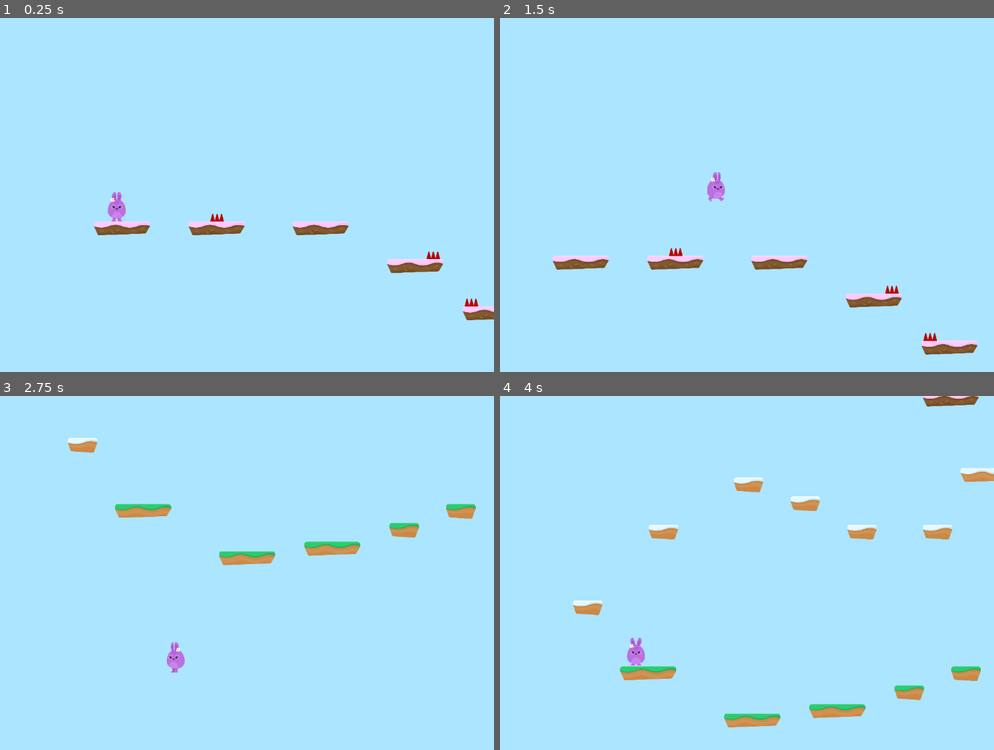
Above: before the commit, frames 1-4 (two rows, left to right).
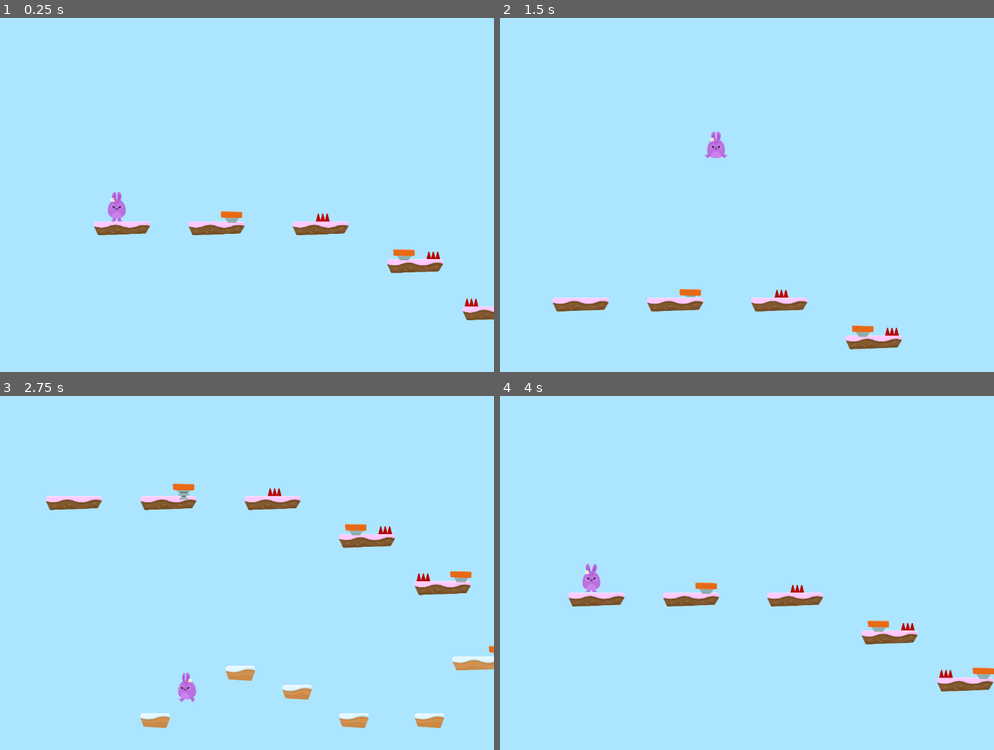
Above: after the commit, the same moments.

Repository: d-fect/DiscoveringGodot
Game: Godot game, scene res://Levels/Level1.tscn
The game is run twice, just before and just after one commit, with the same random seed, the same clock (stepped at 60 frames per second) and the same inputs.
Inputs (mouse positions are in pixels of both pictures, inside the frame that each line leads up to):
- Up to frame 1 (0.25 s): no input
- Up to frame 2 (1.5 s): hold D (right) from 0.53 s (still down); tap Space (jump) at 0.77 s
- Up to frame 3 (2.75 s): tap Space (jump) at 1.52 s; release D (right) at 2.03 s; hold A (left) from 2.03 s (still down)
- Up to frame 4 (4 s): release A (left) at 2.78 s; hold D (right) 2.78-3.5 s; tap Space (jump) at 3.02 s; click (717, 608) at 3.5 s, where only the run after the commit has a clickable "Try Again!"

The runs differ from the first frame. In frame 1, 0.3% of the frame differs, in the area x 42-84%, y 54-69%; in frame 2, 4.5%; in frame 3, 6.1%; in frame 4, 6.3%, in the area x 13-100%, y 0-94%.

Commit message:
45: Added animated jump pads

Diff:
--- /dev/null
+++ b/Hoppy Days/Items/JumpPad.gd
@@ -0,0 +1,6 @@
+extends Area2D
+
+func _on_JumpPad_body_entered(body):
+	if body.has_method("boost"):
+		$AnimationPlayer.play("boost")
+		body.boost()
--- /dev/null
+++ b/Hoppy Days/Items/JumpPad.tscn
@@ -0,0 +1,55 @@
+[gd_scene load_steps=8 format=2]
+
+[ext_resource path="res://Items/JumpPad.gd" type="Script" id=1]
+[ext_resource path="res://GFX/Items/spring.png" type="Texture" id=2]
+[ext_resource path="res://GFX/Items/spring_in.png" type="Texture" id=3]
+[ext_resource path="res://GFX/Items/spring_out.png" type="Texture" id=4]
+
+[sub_resource type="SpriteFrames" id=1]
+animations = [ {
+"frames": [ ExtResource( 2 ), ExtResource( 3 ) ],
+"loop": true,
+"name": "default",
+"speed": 1.5
+}, {
+"frames": [ ExtResource( 3 ), ExtResource( 4 ) ],
+"loop": false,
+"name": "boost",
+"speed": 2.5
+} ]
+
+[sub_resource type="RectangleShape2D" id=2]
+extents = Vector2( 72.634, 27.5391 )
+
+[sub_resource type="Animation" id=3]
+resource_name = "boost"
+length = 2.0
+tracks/0/type = "value"
+tracks/0/path = NodePath("AnimatedSprite:animation")
+tracks/0/interp = 1
+tracks/0/loop_wrap = true
+tracks/0/imported = false
+tracks/0/enabled = true
+tracks/0/keys = {
+"times": PoolRealArray( 0, 1.5, 2 ),
+"transitions": PoolRealArray( 1, 1, 1 ),
+"update": 1,
+"values": [ "boost", "boost", "default" ]
+}
+
+[node name="JumpPad" type="Area2D"]
+collision_layer = 8
+script = ExtResource( 1 )
+
+[node name="AnimatedSprite" type="AnimatedSprite" parent="."]
+frames = SubResource( 1 )
+playing = true
+
+[node name="CollisionShape2D" type="CollisionShape2D" parent="."]
+visible = false
+position = Vector2( 0, -0.527039 )
+shape = SubResource( 2 )
+
+[node name="AnimationPlayer" type="AnimationPlayer" parent="."]
+anims/boost = SubResource( 3 )
+[connection signal="body_entered" from="." to="." method="_on_JumpPad_body_entered"]
--- a/Hoppy Days/Levels/Level1.tscn
+++ b/Hoppy Days/Levels/Level1.tscn
@@ -1,10 +1,11 @@
-[gd_scene load_steps=6 format=2]
+[gd_scene load_steps=7 format=2]
 
 [ext_resource path="res://Player/Player.tscn" type="PackedScene" id=1]
 [ext_resource path="res://Levels/Tileset.tres" type="TileSet" id=2]
 [ext_resource path="res://Hazards/SpikeTop.tscn" type="PackedScene" id=3]
 [ext_resource path="res://Hazards/SpikedTop.tscn" type="PackedScene" id=4]
-[ext_resource path="res://SFX/Chiptune_Adventures_1.ogg" type="AudioStream" id=5]
+[ext_resource path="res://Items/JumpPad.tscn" type="PackedScene" id=5]
+[ext_resource path="res://SFX/Chiptune_Adventures_1.ogg" type="AudioStream" id=6]
 
 [node name="Level1" type="Node2D"]
 
@@ -25,7 +26,7 @@
 editor/display_folded = true
 
 [node name="SpikeTop" parent="Hazards" instance=ExtResource( 3 )]
-position = Vector2( 1346.05, 487.518 )
+position = Vector2( 2060.97, 485.57 )
 
 [node name="SpikeTop2" parent="Hazards" instance=ExtResource( 3 )]
 position = Vector2( 2809.23, 742.939 )
@@ -54,7 +55,27 @@
 [node name="SpikedTop4" parent="Hazards" instance=ExtResource( 4 )]
 position = Vector2( 6993.21, 1044.88 )
 
+[node name="JumpPads" type="Node" parent="."]
+
+[node name="JumpPad" parent="JumpPads" instance=ExtResource( 5 )]
+position = Vector2( 3320.53, 1058.7 )
+
+[node name="JumpPad2" parent="JumpPads" instance=ExtResource( 5 )]
+position = Vector2( 3582.73, 1566.33 )
+
+[node name="JumpPad3" parent="JumpPads" instance=ExtResource( 5 )]
+position = Vector2( 4205.35, 1318.08 )
+
+[node name="JumpPad4" parent="JumpPads" instance=ExtResource( 5 )]
+position = Vector2( 3708.46, 1310.92 )
+
+[node name="JumpPad5" parent="JumpPads" instance=ExtResource( 5 )]
+position = Vector2( 1443.61, 482.114 )
+
+[node name="JumpPad6" parent="JumpPads" instance=ExtResource( 5 )]
+position = Vector2( 2609.97, 739.705 )
+
 [node name="BGM" type="AudioStreamPlayer" parent="."]
-stream = ExtResource( 5 )
+stream = ExtResource( 6 )
 volume_db = -15.007
 autoplay = true
--- a/Hoppy Days/Player/Player.gd
+++ b/Hoppy Days/Player/Player.gd
@@ -10,6 +10,7 @@
 const UP = Vector2(0, -1)					# This tells the game it's a side scroller
 const JUMP_SPEED = 4000
 const WORLD_BOTTOM = 5000
+const BOOST_MULTIPLIER = 1.5
 
 signal animate
 
@@ -60,3 +61,7 @@
 	$PainSFX.play()
 	if lives < 0:
 		end_game()
+
+
+func boost():
+	motion.y -= JUMP_SPEED * BOOST_MULTIPLIER
--- a/Hoppy Days/Player/Player.tscn
+++ b/Hoppy Days/Player/Player.tscn
@@ -15,7 +15,7 @@
 
 [node name="Player" type="KinematicBody2D"]
 position = Vector2( 494.778, 313.073 )
-collision_mask = 2
+collision_mask = 14
 script = ExtResource( 1 )
 __meta__ = {
 "_edit_group_": true
--- a/Hoppy Days/project.godot
+++ b/Hoppy Days/project.godot
@@ -51,6 +51,7 @@
 2d_physics/layer_1="Player"
 2d_physics/layer_2="Terrain"
 2d_physics/layer_3="Hazards"
+2d_physics/layer_4="Items"
 
 [rendering]
 
